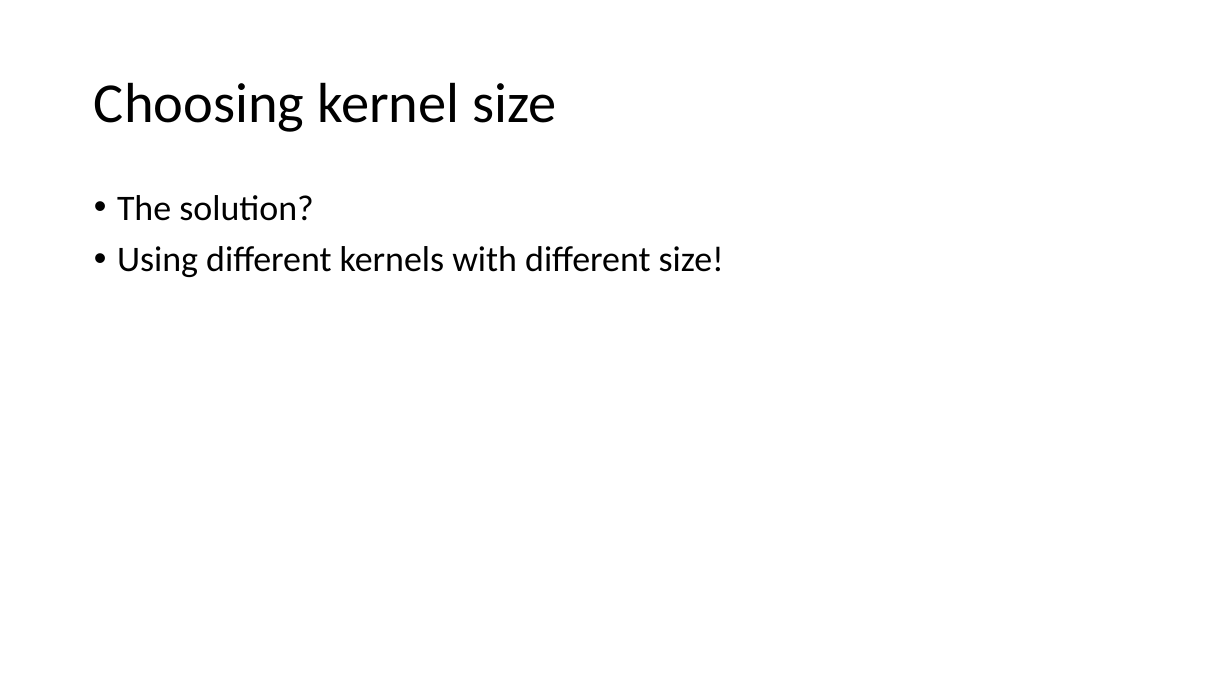
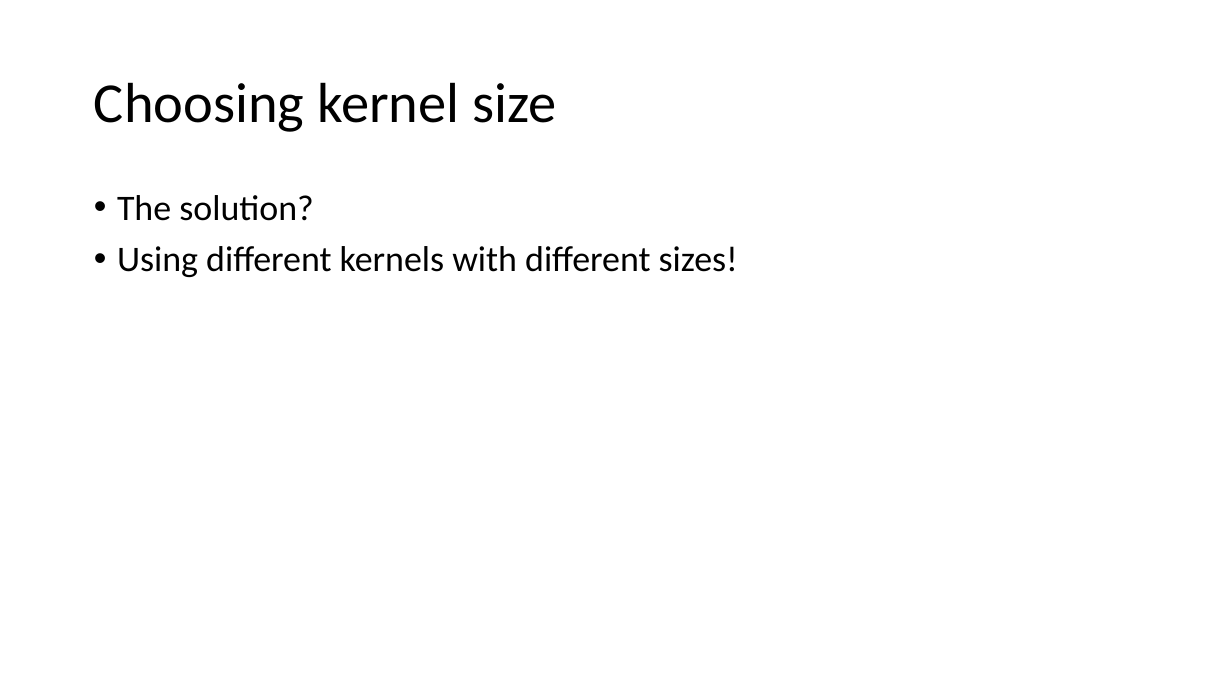
Before and after one commit to dolavn/dlbioProject, a slide deck: slide 4 of presentation.pptx. Drawn at 1232x693 pixels with LibreOffice and Linux fonts; fonts in the diff are those of the drawing. Boxes give left, top, right and bottom in pixels: in the first picture for what was removed or moved away, otherwise in the second. Text is boxed around its words. In the diff, an @@ line names an element or a change of style, - is before the commit and + after.

Commit message:
Various updates

```diff
--- a/presentation.pptx
+++ b/presentation.pptx
@@ text at (117, 246, 738, 277): text changed @@
-• Using different kernels with different size!
+• Using different kernels with different sizes!
```
